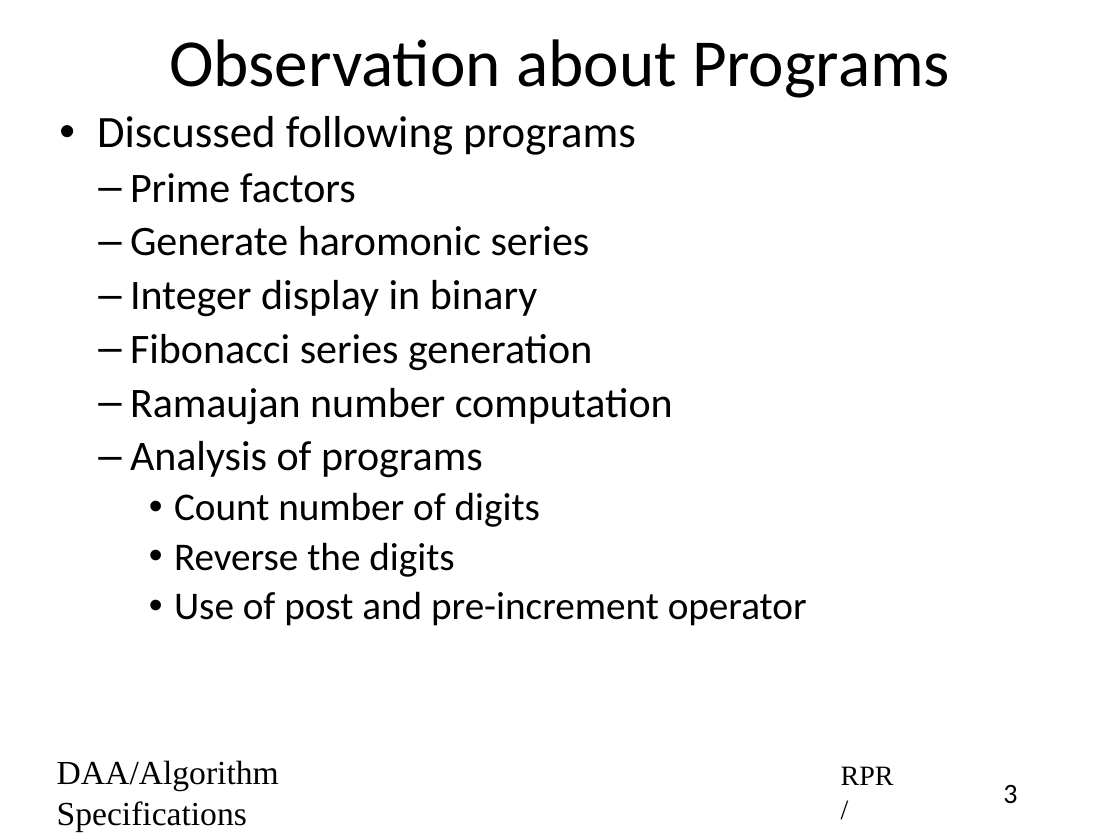
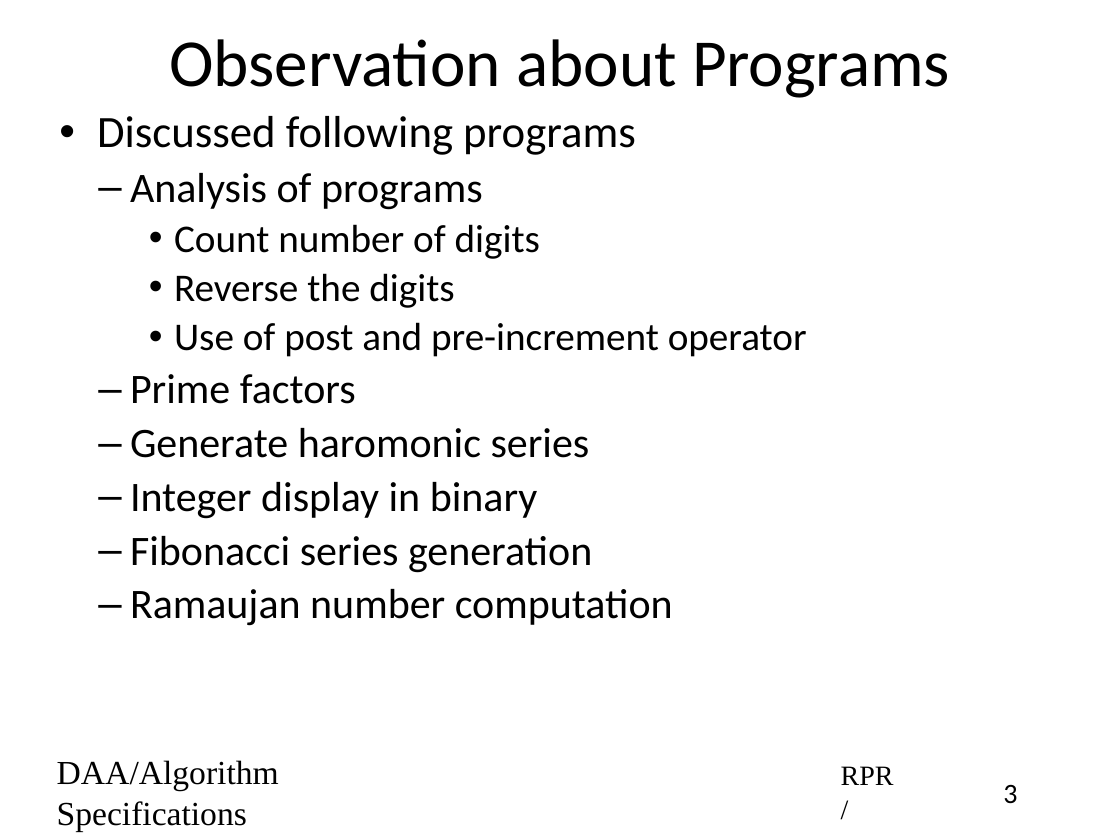
Before and after one commit to rprustagi/2019-17CS43-DAA, a slide deck: slide 3 of Slides-RPR/2019-H1-DAA-L04-Algo-Specs-Analysis.pptx. Drawn at 1120x840 pixels with LibreOffice and Linux fonts; fonts in the diff are those of the drawing. Boxes give left, top, right and bottom in pixels: in the first picture for what was removed or moved away, otherwise in the second. Text is boxed around its words. In the diff, an @@ line names an element or a change of style, - is before the commit and + after.

```diff
--- a/Slides-RPR/2019-H1-DAA-L04-Algo-Specs-Analysis.pptx
+++ b/Slides-RPR/2019-H1-DAA-L04-Algo-Specs-Analysis.pptx
@@ text at <box>130,173,807,357</box>: paragraphs added @@
+  – Analysis of programs
+    • Count number of digits
+    • Reverse the digits
+    • Use of post and pre-increment operator
@@ text at <box>130,441,807,626</box>: paragraphs removed @@
-  – Analysis of programs
-    • Count number of digits
-    • Reverse the digits
-    • Use of post and pre-increment operator
```
Also in this commit, not shown: 13 other slides changed, 25 other files.
